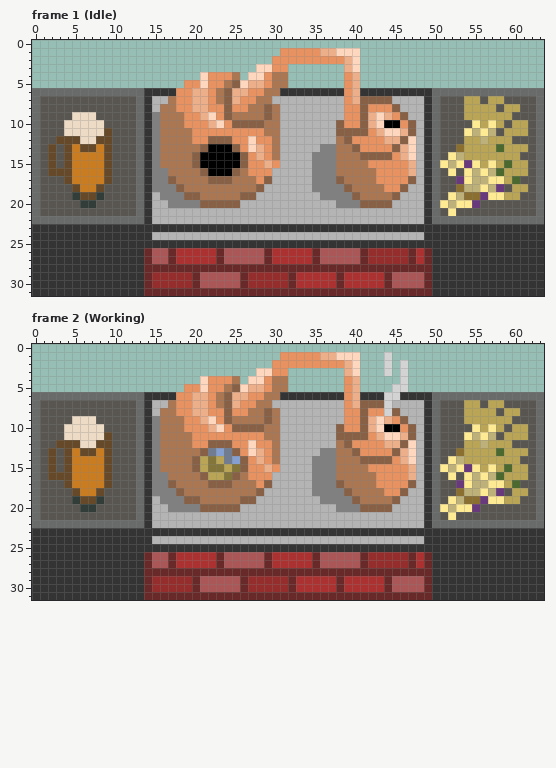
Pixel-art file, stored at Assets/Buildings/Distillery.aseprite. Above: the version before the commit.
64x32 pixels, 2 frames. Shown: frame 1 (Idle), frame 2 (Working).
After the commit:
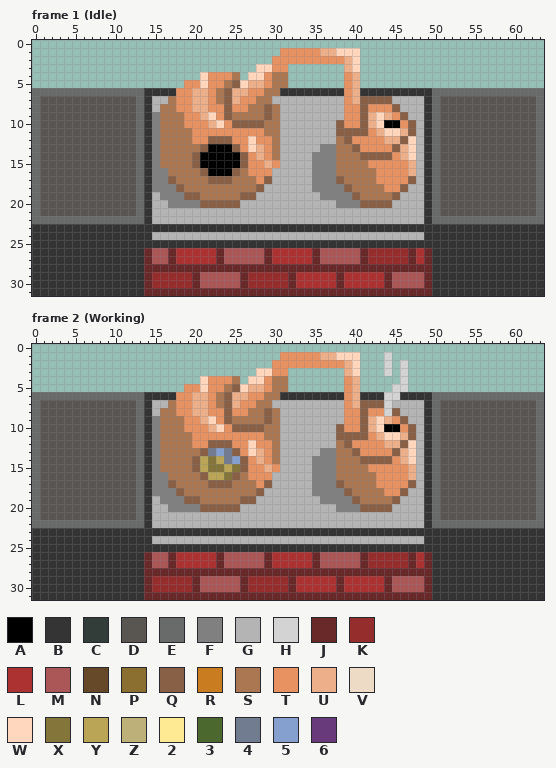
Palette (. is transparent): A #000000  B #353434  C #323c39  D #595652  E #696a6a  F #808080  G #b4b4b4  H #d3d3d3  J #6a2929  K #952d2d  L #ac3232  M #ab5757  N #654929  P #8a6f30  Q #886045  R #ca7c21  S #ab7652  T #e99261  U #edae8a  V #eddbc6  W #ffd6be  X #84753b  Y #b9a555  Z #bdb079  2 #ffea94  3 #4b692f  4 #717c91  5 #859fcf  6 #68397b
From old to new:
layer "Barley" removed
layer "BarleyGrape" removed
layer "Barley2" removed
layer "Wine" removed
layer "Ale" removed
Frame 1 (Idle):
Colour 2 gives way to colour D in row 10 at x 55 and 57; in row 11 at x 54 and 56; in row 14 at x 52; in row 15 at x 51, 53, 55 and 57; in row 16 at x 52, 54 and 56; in row 17 at x 54 and 57 to 58.
Colour 2 gives way to colour D in row 18 at x 56; in row 19 at x 52 and 57 to 58; in row 20 at x 51 and 53 to 54; in row 21 at x 52.
Colour 3 gives way to colour D in row 13 at x 58; in row 15 at x 59; in row 16 at x 58; in row 17 at x 60.
Colour 6 gives way to colour D in row 15 at x 54; in row 17 at x 53; in row 18 at x 58; in row 19 at x 56; in row 20 at x 55.
Colour C gives way to colour D in row 19 at x 5 and 8; in row 20 at x 6 to 7.
Colour N gives way to colour D in row 11 at x 9; in row 12 at x 3 to 5 and 8 to 9; in row 13 at x 2, 4, 6 to 7 and 9; in rows 14 to 15 at x 2, 4 and 9; in row 16 at x 2 to 4 and 9; in row 17 at x 4 and 9.
Colour N gives way to colour D in row 18 at x 5 and 8; in row 19 at x 6 to 7.
Colour P gives way to colour D in row 13 at x 53; in row 18 at x 53; in row 19 at x 54 to 55.
Colour R gives way to colour D in row 13 at x 5 and 8; in rows 14 to 17 at x 5 to 8; in row 18 at x 6 to 7.
Colour V gives way to colour D in row 9 at x 5 to 7; in rows 10 to 11 at x 4 to 8; in row 12 at x 6 to 7.
Colour Y gives way to colour D in row 7 at x 54 to 55 and 57 to 58; in row 8 at x 54 to 57 and 59 to 60; in row 9 at x 54 to 59; in row 10 at x 56, 58 and 60 to 61; in row 11 at x 59 to 61; in row 12 at x 54 to 55 and 57 to 59.
Colour Y gives way to colour D in row 13 at x 54 to 57 and 59 to 61; in row 14 at x 54 to 60; in row 15 at x 56, 58 and 60 to 61; in row 16 at x 59 to 61; in row 17 at x 59; in row 18 at x 60 to 61.
Colour Y gives way to colour D in row 19 at x 59 to 60.
Colour Z gives way to colour D in row 11 at x 55 and 57; in row 12 at x 56; in row 14 at x 53; in row 15 at x 52; in row 16 at x 55 and 57; in row 17 at x 55 to 56.
Colour Z gives way to colour D in row 18 at x 54 to 55 and 57; in row 19 at x 53; in row 20 at x 52.
Frame 2 (Working): the same change as frame 1 (Idle)
Where, in picture pixels (left, top, right, bottom), the same in both pictures:
changed: (440, 96, 528, 216)
changed: (48, 112, 112, 208)
changed: (440, 400, 528, 520)
changed: (48, 416, 112, 512)
